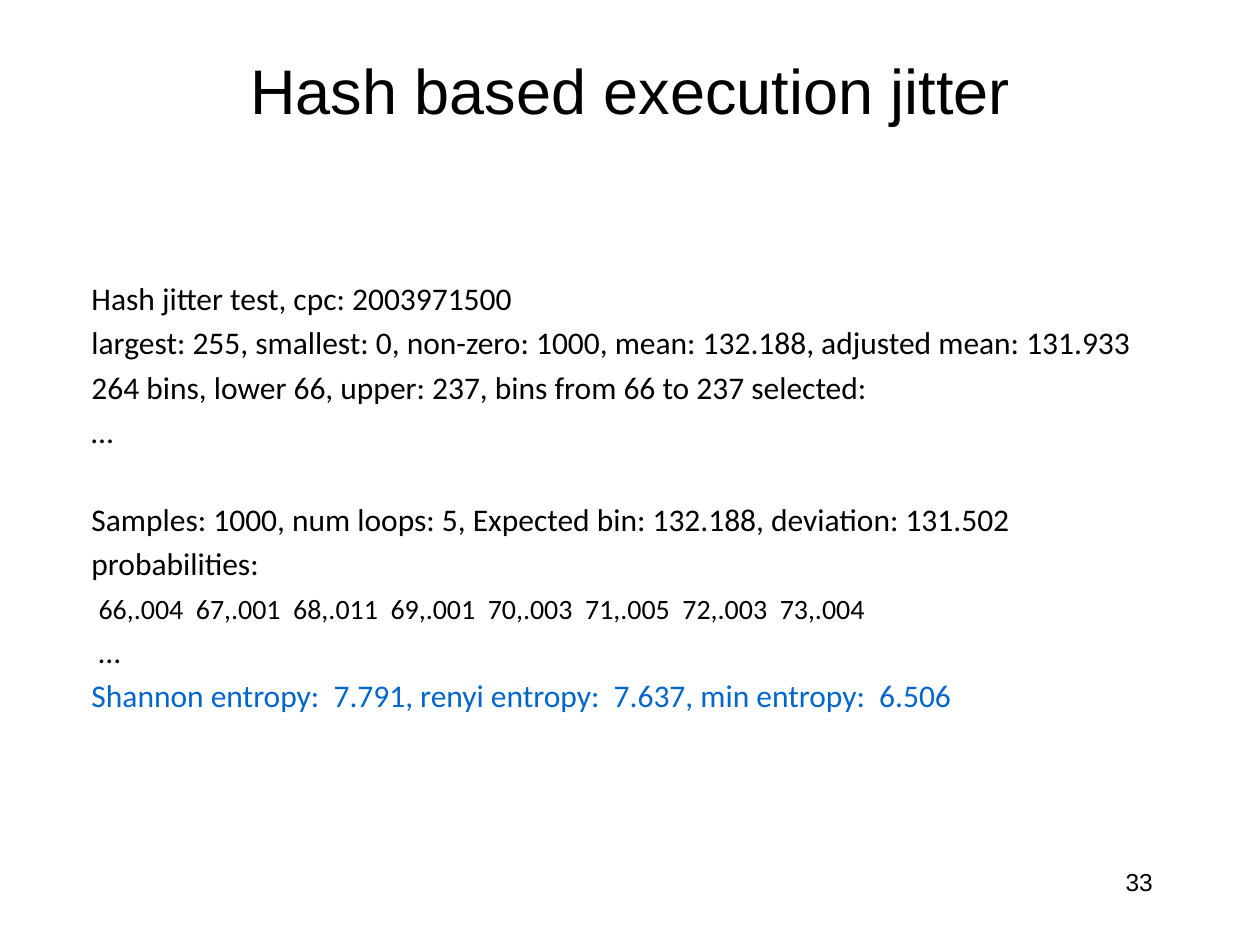
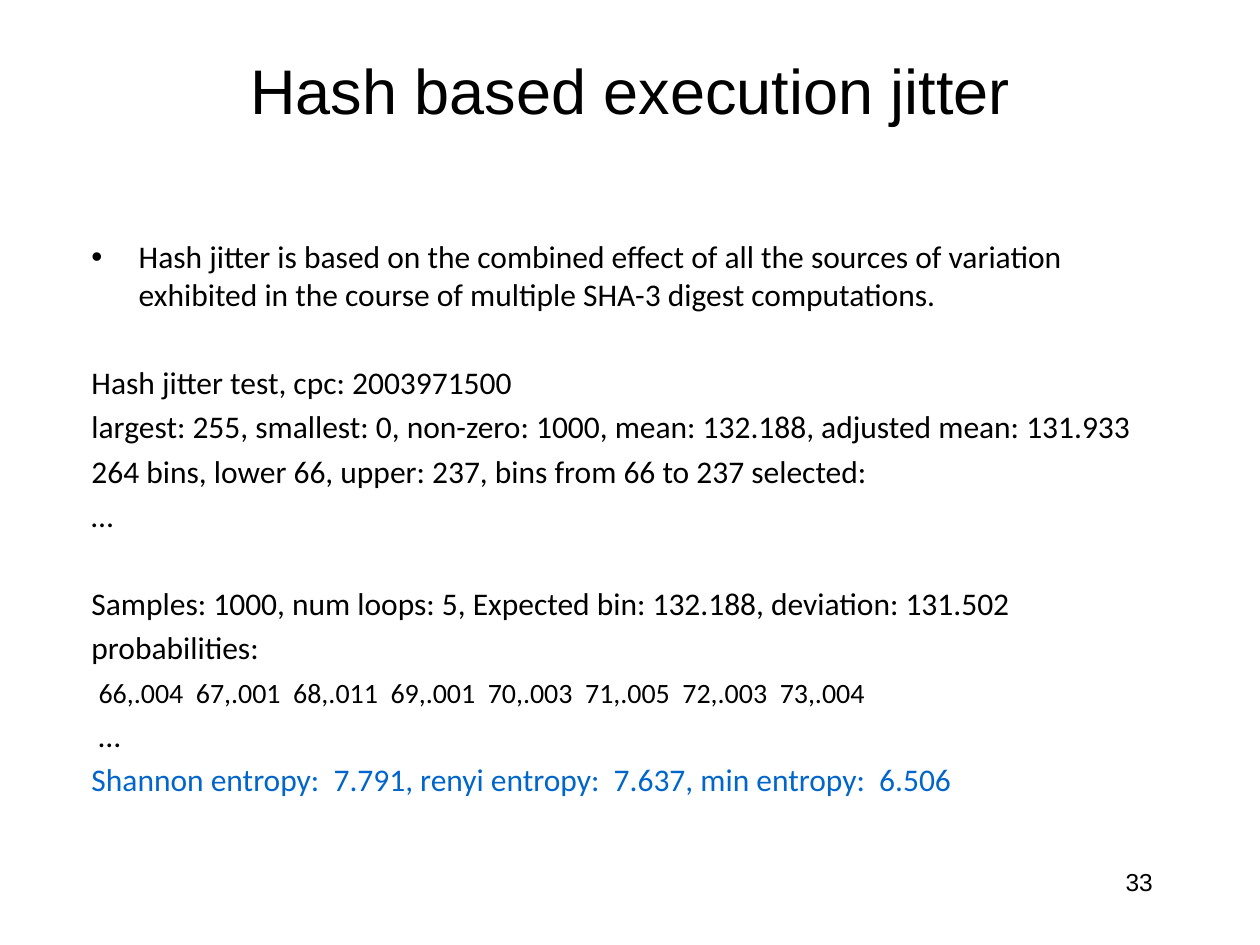
Before and after one commit to jlmucb/class_notes, a slide deck: slide 33 of BerkeleyClass/CS290Spring2013/Lectures/entropy_talk.pptx. Drawn at 1260x945 pixels with LibreOffice and Linux fonts; fonts in the diff are those of the drawing. Boxes give left, top, right and bottom in pixels: in the first picture for what was removed or moved away, otherwise in the second. Text is boxed around its words. In the diff, an @@ line names an element or a change of style, - is before the commit and + after.

```diff
--- a/BerkeleyClass/CS290Spring2013/Lectures/entropy_talk.pptx
+++ b/BerkeleyClass/CS290Spring2013/Lectures/entropy_talk.pptx
@@ text "Hash jitter is based on ...": place and size @@
-text "Hash jitter is based on ..." at [91,288,1130,712]
+text "Hash jitter is based on ..." at [91,246,1130,796]
@@ text at [139,246,1062,312]: paragraph added @@
+• Hash jitter is based on the combined effect of all the sources of variation exhibited in the course of multiple SHA-3 digest computations.
```
Also in this commit, not shown: 9 other slides changed.
